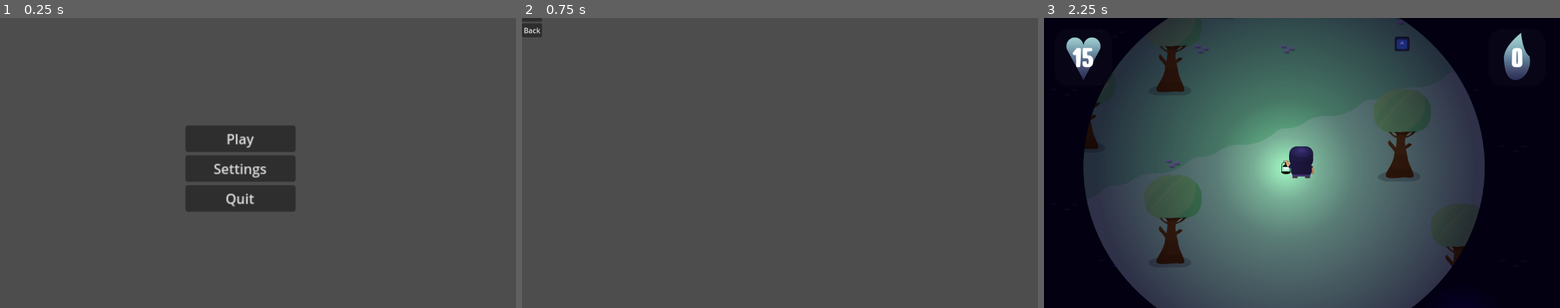
Above: before the commit, frames 1-3 (left to right).
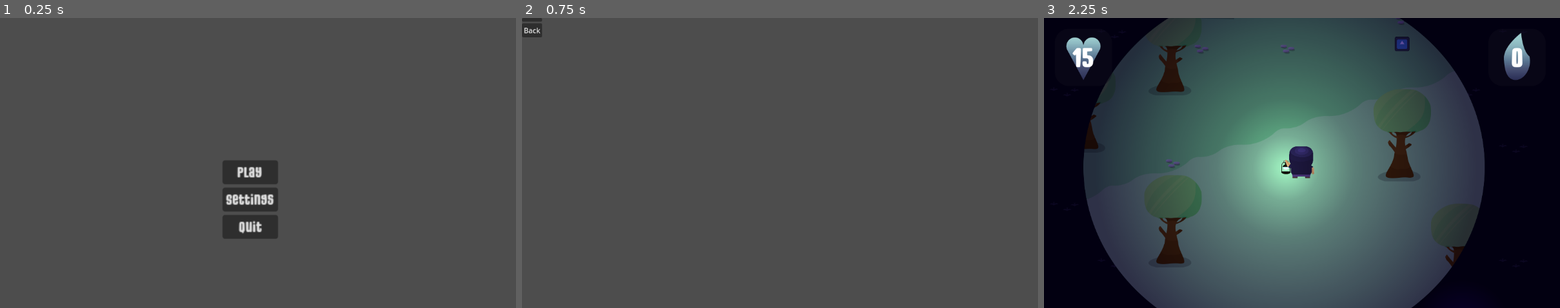
Above: after the commit, the same moments.

Repository: LuckyDog-Studios/LanternLighter
Game: Godot game, scene res://scenes/menu.tscn
The game is run twice, just before and just after one commit, with the same random seed, the same clock (stepped at 60 frames per second) and the same inputs. The engine's default icon, where the game draws it, is replaced by a stand-in: a white triangle on a blue panel in a dark square.
Inputs:
- Up to frame 1 (0.25 s): no input
- Up to frame 2 (0.75 s): click "Settings" at 0.5 s
- Up to frame 3 (2.25 s): click "Back" at 1.25 s; click "Play" at 2 s

The runs differ from the first frame. In frame 1, 5.3% of the frame differs, in the area x 36-58%, y 37-76%; in frame 2, nothing differs; in frame 3, nothing differs.

Commit message:
added executables

Diff:
--- /dev/null
+++ b/font/test_theme.tres
@@ -0,0 +1,7 @@
+[gd_resource type="Theme" load_steps=2 format=3 uid="uid://unc68iy2a031"]
+
+[ext_resource type="FontFile" uid="uid://ckkla7gvdi702" path="res://font/MightySouly-lxggD.ttf" id="1_bp7wj"]
+
+[resource]
+default_font = ExtResource("1_bp7wj")
+/fonts/MightSoul = ExtResource("1_bp7wj")
--- a/project.godot
+++ b/project.godot
@@ -53,3 +53,7 @@
 "events": [Object(InputEventKey,"resource_local_to_scene":false,"resource_name":"","device":-1,"window_id":0,"alt_press …(195 unchanged characters)…
 ]
 }
+
+[rendering]
+
+textures/vram_compression/import_etc2_astc=true
--- a/scenes/game.tscn
+++ b/scenes/game.tscn
@@ -1,9 +1,9 @@
 [gd_scene load_steps=28 format=3 uid="uid://cpirtwkhpre2v"]
 
-[ext_resource type="Script" path="res://scenes/main.gd" id="1_5fskp"]
+[ext_resource type="Script" path="res://scripts/main.gd" id="1_5fskp"]
 [ext_resource type="Script" path="res://scripts/tilemap.gd" id="1_8d56f"]
 [ext_resource type="PackedScene" uid="uid://ceu6im883dfb2" path="res://scenes/character.tscn" id="1_rxid2"]
-[ext_resource type="Script" path="res://scenes/day_night_cycle.gd" id="1_t6qkx"]
+[ext_resource type="Script" path="res://scripts/day_night_cycle.gd" id="1_t6qkx"]
 [ext_resource type="Texture2D" uid="uid://b1qynegf8rvdj" path="res://assets/sprites/rock asset.png" id="1_u6vr2"]
 [ext_resource type="Texture2D" uid="uid://cklqutdcxh2sw" path="res://assets/sprites/lamppost asset.png" id="2_b6y5l"]
 [ext_resource type="Texture2D" uid="uid://ilas7ibse34u" path="res://assets/sprites/tree asset.png" id="2_xrcba"]
--- a/scenes/menu.tscn
+++ b/scenes/menu.tscn
@@ -1,8 +1,7 @@
 [gd_scene load_steps=3 format=3 uid="uid://sdb2t74fcawx"]
 
+[ext_resource type="Theme" uid="uid://unc68iy2a031" path="res://font/test_theme.tres" id="1_4e4eb"]
 [ext_resource type="Script" path="res://scripts/menu.gd" id="1_r0dq8"]
-
-[sub_resource type="Theme" id="Theme_f1jrn"]
 
 [node name="Menu" type="Control"]
 layout_mode = 3
@@ -11,23 +10,33 @@
 anchor_bottom = 1.0
 grow_horizontal = 2
 grow_vertical = 2
+theme = ExtResource("1_4e4eb")
 script = ExtResource("1_r0dq8")
 
 [node name="MarginContainer" type="MarginContainer" parent="."]
-layout_mode = 0
-offset_left = 414.0
-offset_top = 223.0
-offset_right = 543.0
-offset_bottom = 343.0
+layout_mode = 1
+anchors_preset = 8
+anchor_left = 0.5
+anchor_top = 0.5
+anchor_right = 0.5
+anchor_bottom = 0.5
+offset_left = -123.0
+offset_top = -46.0
+offset_right = -11.0
+offset_bottom = 88.0
+grow_horizontal = 2
+grow_vertical = 2
 scale = Vector2(1.9063, 1.9063)
 
 [node name="VBoxContainer" type="VBoxContainer" parent="MarginContainer"]
 layout_mode = 2
+size_flags_horizontal = 4
+size_flags_vertical = 4
 alignment = 1
 
 [node name="Play" type="Button" parent="MarginContainer/VBoxContainer"]
 layout_mode = 2
-theme = SubResource("Theme_f1jrn")
+theme = ExtResource("1_4e4eb")
 text = "Play"
 
 [node name="Settings" type="Button" parent="MarginContainer/VBoxContainer"]
--- a/scenes/settingsmenu.tscn
+++ b/scenes/settingsmenu.tscn
@@ -1,6 +1,6 @@
 [gd_scene load_steps=2 format=3 uid="uid://dh83y3b80pcwi"]
 
-[ext_resource type="Script" path="res://scenes/settingsmenu.gd" id="1_b8itc"]
+[ext_resource type="Script" path="res://scripts/settingsmenu.gd" id="1_b8itc"]
 
 [node name="SettingsMenu" type="Control"]
 layout_mode = 3
Not shown, added: export_presets.cfg
Renamed: scenes/day_night_cycle.gd -> scripts/day_night_cycle.gd
Renamed: scenes/main.gd -> scripts/main.gd
Renamed: scenes/settingsmenu.gd -> scripts/settingsmenu.gd
Not shown, added: LanternLighter.console.exe
Not shown, added: LanternLighter.exe
Not shown, added: LanternLighter.pck
Not shown, added: LanternLighter.sh
Not shown, added: LanternLighter.x86_64
Not shown, added: LanternLighter.zip
